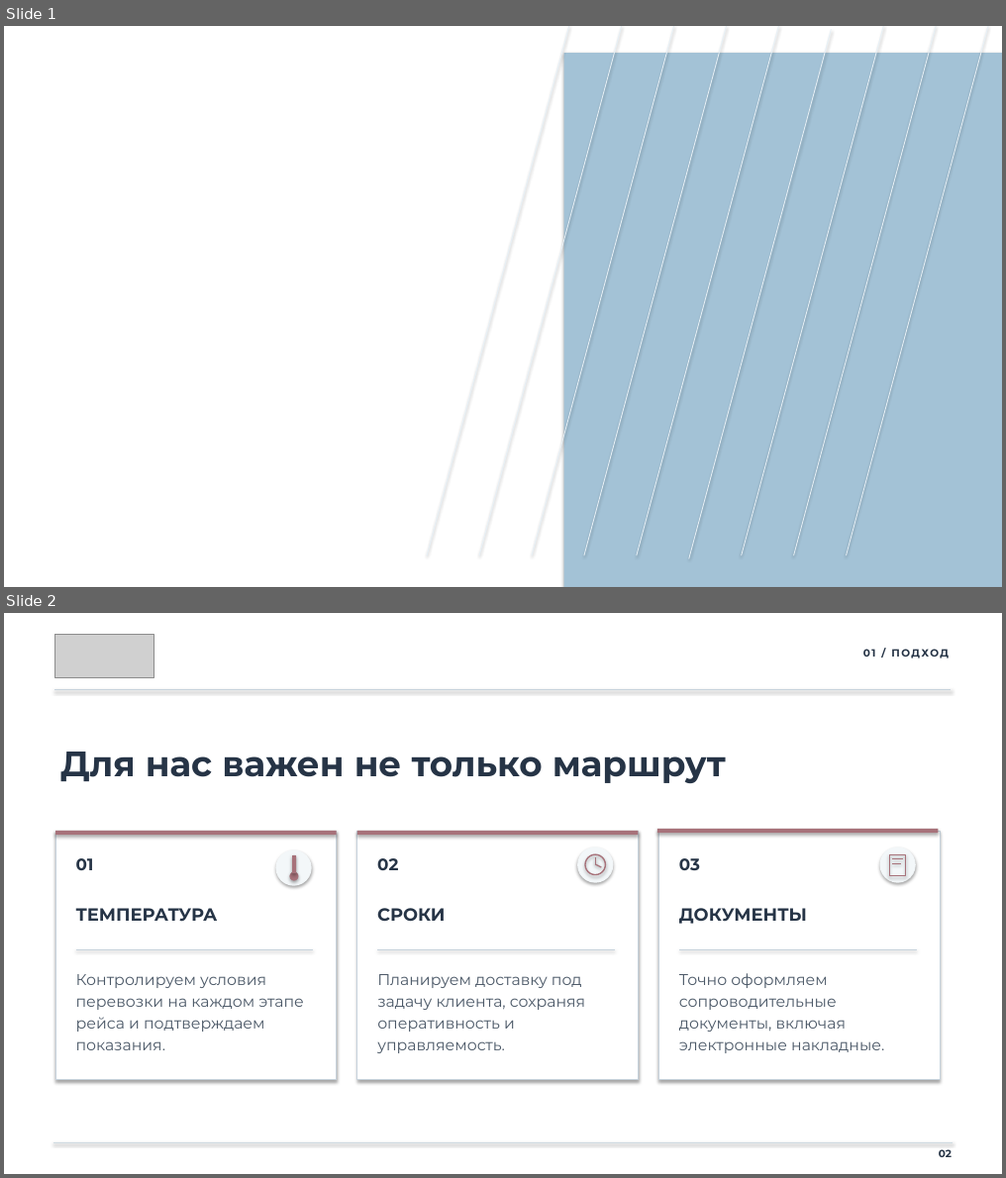
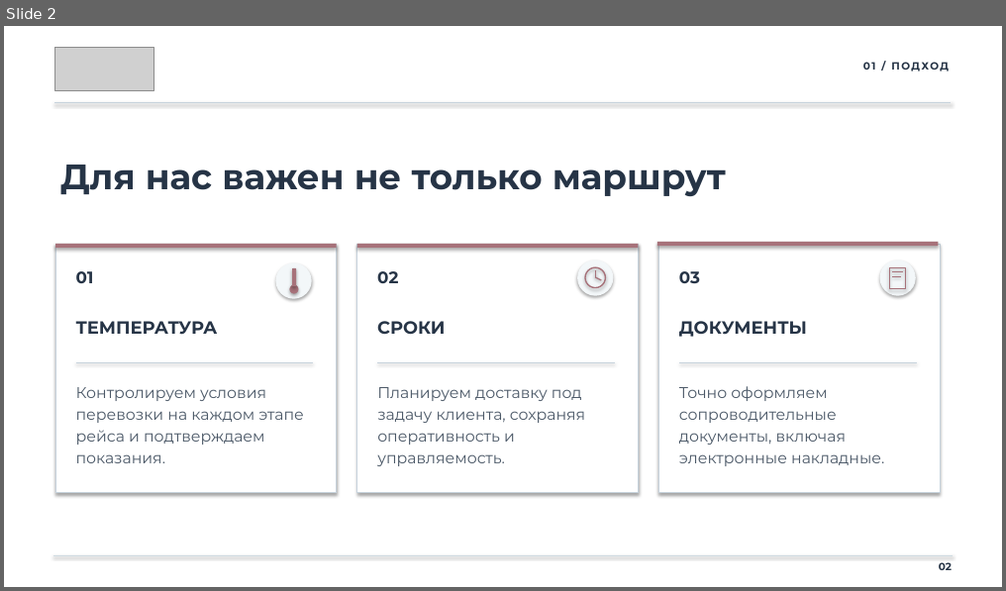
Before and after one commit to clouderefresh-arch/presentation, a slide deck: OLS-presentation.pptx. Shown one above the other, each under a label of ours: slides 1 and 2 before the commit, slide 2 after it. The pictures are 1006x1178 and 1006x591 pixels, drawn with LibreOffice and Linux fonts; fonts in the diff are those of the drawing; grey boxes stand for pictures. Boxes give left, top, right and bottom in pixels: in the first picture for what was removed or moved away, otherwise in the second. Text is boxed around its words. In the diff, an @@ line names an element or a change of style, - is before the commit and + after.

```diff
--- a/OLS-presentation.pptx
+++ b/OLS-presentation.pptx
@@ slide 1 removed at bbox=[4, 26, 1002, 587], background #FFFFFF @@
@@ line removed from (569, 26) to (427, 556) @@
@@ line removed from (622, 26) to (479, 556) @@
@@ line removed from (674, 26) to (532, 556) @@
@@ rectangle removed at bbox=[564, 53, 1002, 587] @@
@@ line removed from (727, 26) to (584, 556) @@
@@ line removed from (779, 26) to (637, 556) @@
@@ line removed from (832, 29) to (689, 559) @@
@@ line removed from (884, 26) to (742, 556) @@
@@ line removed from (936, 26) to (794, 556) @@
@@ line removed from (988, 26) to (846, 556) @@
```
Also in this commit, not shown: 1 slide added, 2 other files.
